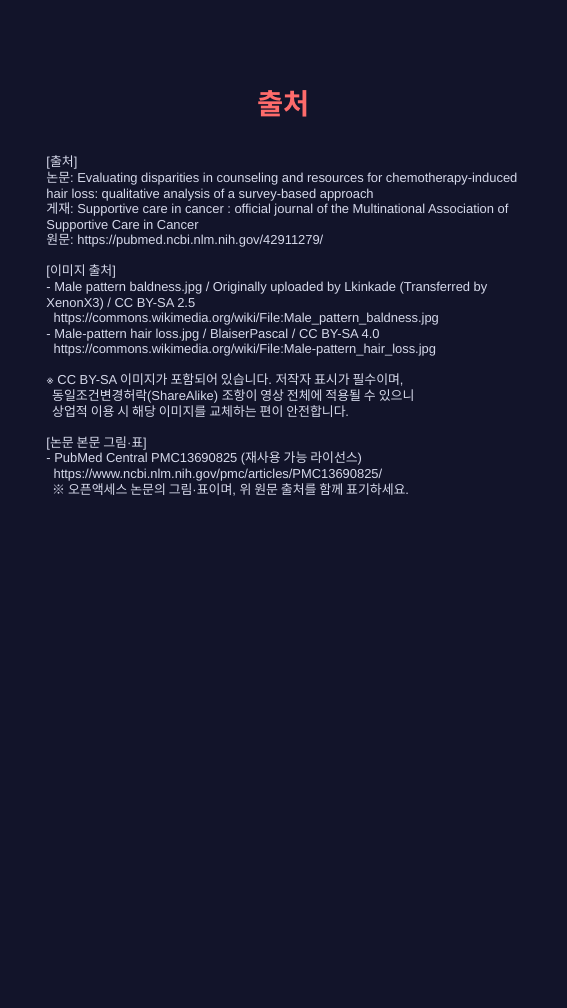
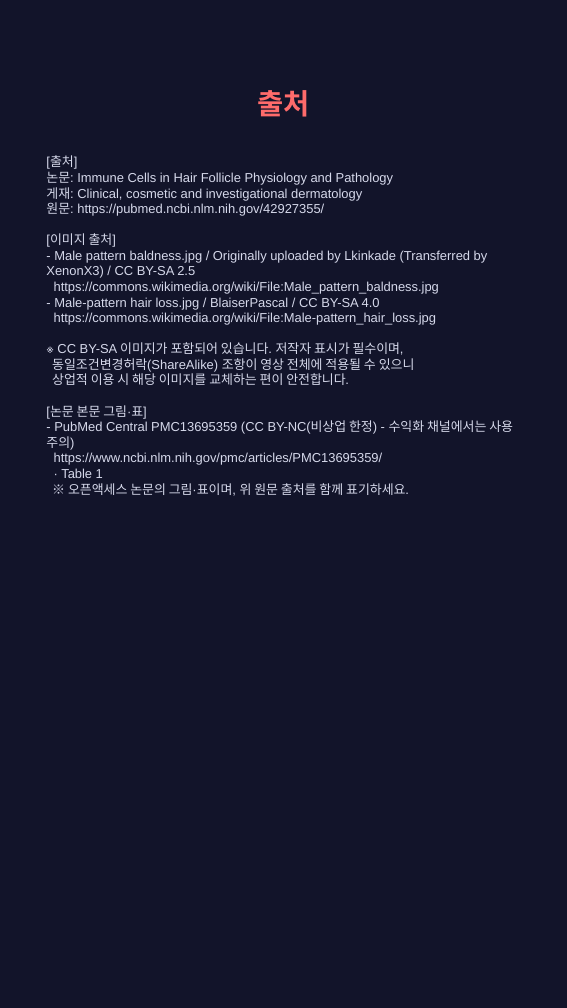
Before and after one commit to hyokang2010-BJ-ANTH/product-builder-test, a slide deck: slide 11 of pwa/data/latest/slides.pptx (slide 10 before the commit). Drawn at 567x1008 pixels with LibreOffice and Linux fonts; fonts in the diff are those of the drawing. Boxes give left, top, right and bottom in pixels: in the first picture for what was removed or moved away, otherwise in the second. Text is boxed around its words. In the diff, an @@ line names an element or a change of style, - is before the commit and + after.

```diff
--- a/pwa/data/latest/slides.pptx
+++ b/pwa/data/latest/slides.pptx
@@ text at <box>46,156,513,496</box>: text changed @@
-[출처]
-논문: Evaluating disparities in counseling and resources for chemotherapy-induced hair loss: qualitative analysis of a survey-based approach
-게재: Supportive care in cancer : official journal of the Multinational Association of Supportive Care in Cancer
-원문: https://pubmed.ncbi.nlm.nih.gov/42911279/
-[이미지 출처]
-- Male pattern baldness.jpg / Originally uploaded by Lkinkade (Transferred by XenonX3) / CC BY-SA 2.5
-https://commons.wikimedia.org/wiki/File:Male_pattern_baldness.jpg
-- Male-pattern hair loss.jpg / BlaiserPascal / CC BY-SA 4.0
-https://commons.wikimedia.org/wiki/File:Male-pattern_hair_loss.jpg
-※ CC BY-SA 이미지가 포함되어 있습니다. 저작자 표시가 필수이며,
-동일조건변경허락(ShareAlike) 조항이 영상 전체에 적용될 수 있으니
-상업적 이용 시 해당 이미지를 교체하는 편이 안전합니다.
-[논문 본문 그림·표]
-- PubMed Central PMC13690825 (재사용 가능 라이선스)
-https://www.ncbi.nlm.nih.gov/pmc/articles/PMC13690825/
-※ 오픈액세스 논문의 그림·표이며, 위 원문 출처를 함께 표기하세요.
+[출처]
+논문: Immune Cells in Hair Follicle Physiology and Pathology
+게재: Clinical, cosmetic and investigational dermatology
+원문: https://pubmed.ncbi.nlm.nih.gov/42927355/
+[이미지 출처]
+- Male pattern baldness.jpg / Originally uploaded by Lkinkade (Transferred by XenonX3) / CC BY-SA 2.5
+https://commons.wikimedia.org/wiki/File:Male_pattern_baldness.jpg
+- Male-pattern hair loss.jpg / BlaiserPascal / CC BY-SA 4.0
+https://commons.wikimedia.org/wiki/File:Male-pattern_hair_loss.jpg
+※ CC BY-SA 이미지가 포함되어 있습니다. 저작자 표시가 필수이며,
+동일조건변경허락(ShareAlike) 조항이 영상 전체에 적용될 수 있으니
+상업적 이용 시 해당 이미지를 교체하는 편이 안전합니다.
+[논문 본문 그림·표]
+- PubMed Central PMC13695359 (CC BY-NC(비상업 한정) - 수익화 채널에서는 사용 주의)
+https://www.ncbi.nlm.nih.gov/pmc/articles/PMC13695359/
+· Table 1
+※ 오픈액세스 논문의 그림·표이며, 위 원문 출처를 함께 표기하세요.
```
Also in this commit, not shown: 1 other slide changed, 7 slides added, 6 slides removed, 28 other files.
